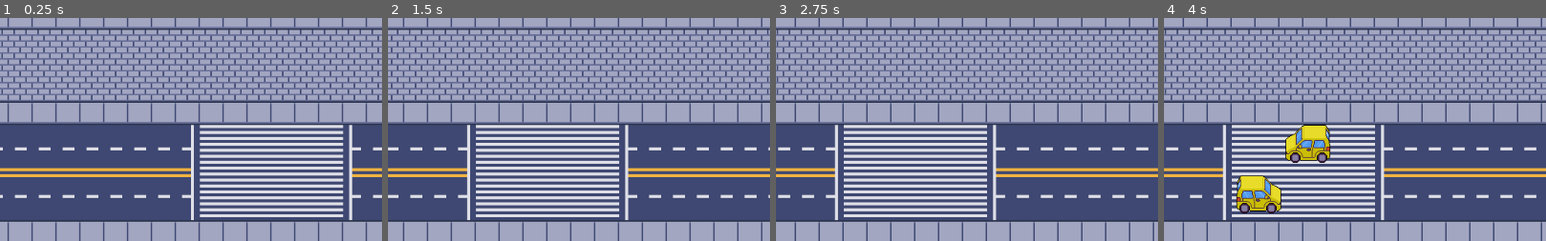
Above: before the commit, frames 1-4 (left to right).
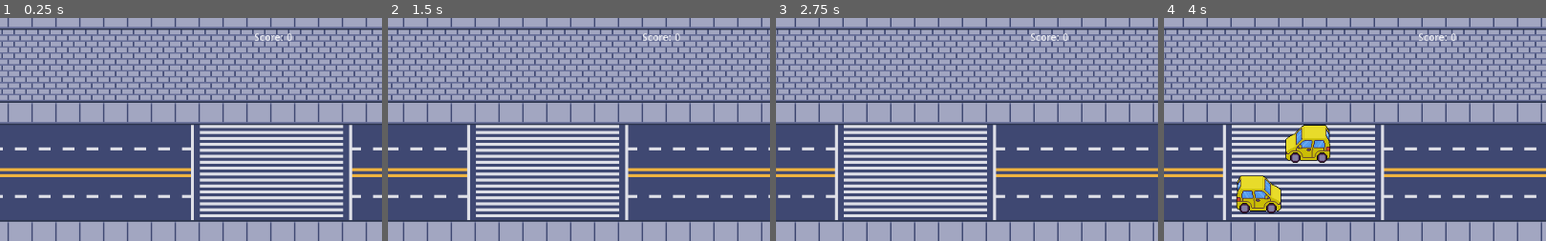
Above: after the commit, the same moments.

Repository: chelosky/godot-projects
Game: Godot game, scene res://Level/Level.tscn
The game is run twice, just before and just after one commit, with the same random seed, the same clock (stepped at 60 frames per second) and the same inputs.
Inputs:
- Up to frame 1 (0.25 s): no input
- Up to frame 2 (1.5 s): tap Enter at 0.5 s; hold Right (ui_right) 0.53-1.28 s; tap Space (start_game, bound only after the commit) at 0.6, 1.35 s; hold Down (ui_down) from 1.28 s (still down)
- Up to frame 3 (2.75 s): release Down (ui_down) at 2.03 s; hold Right (ui_right) from 2.03 s (still down); tap Space (start_game, bound only after the commit) at 2.1 s
- Up to frame 4 (4 s): release Right (ui_right) at 2.78 s; hold Up (ui_up) 2.78-3.53 s; tap Space (start_game, bound only after the commit) at 2.85, 3.6 s; hold Left (ui_left) from 3.53 s (still down)
The pictures show only the part of the screen within x 15-65%, y 0-50%; the shares and areas given below are measured in that part.

The runs differ from the first frame. In frame 1, 0.1% of the frame differs, in the area x 66-77%, y 6-11%; in frame 2, 0.1%; in frame 3, 0.1%; in frame 4, 0.1%.

Commit message:
:sparkles: finished first project

Diff:
--- /dev/null
+++ b/001-Frogger Game/GLOBAL.gd
@@ -0,0 +1,3 @@
+extends Node2D
+
+var score = 0
--- /dev/null
+++ b/001-Frogger Game/GLOBAL.tscn
@@ -0,0 +1,6 @@
+[gd_scene load_steps=2 format=2]
+
+[ext_resource path="res://GLOBAL.gd" type="Script" id=1]
+
+[node name="GLOBAL" type="Node2D"]
+script = ExtResource( 1 )
--- /dev/null
+++ b/001-Frogger Game/Game Screen/GameScreen.gd
@@ -0,0 +1,8 @@
+extends Control
+
+func _ready():
+	$Score.text = "Score: " + str(Global.score)
+
+func _process(delta):
+	if Input.is_action_just_pressed("start_game"):
+		get_tree().change_scene("res://Level/Level.tscn")
--- a/001-Frogger Game/Game Screen/GameScreen.tscn
+++ b/001-Frogger Game/Game Screen/GameScreen.tscn
@@ -1,5 +1,32 @@
-[gd_scene format=2]
+[gd_scene load_steps=2 format=2]
+
+[ext_resource path="res://Game Screen/GameScreen.gd" type="Script" id=1]
 
 [node name="GameScreen" type="Control"]
 anchor_right = 1.0
 anchor_bottom = 1.0
+margin_left = 6.0
+margin_right = 6.0
+script = ExtResource( 1 )
+
+[node name="GameOver" type="Label" parent="."]
+anchor_left = 0.5
+anchor_top = 0.5
+anchor_right = 0.5
+anchor_bottom = 0.5
+margin_left = -40.0
+margin_top = -7.0
+margin_right = 40.0
+margin_bottom = 7.0
+text = "GAME OVER"
+
+[node name="Score" type="Label" parent="."]
+anchor_left = 0.5
+anchor_top = 0.5
+anchor_right = 0.5
+anchor_bottom = 0.5
+margin_left = -26.0
+margin_top = 20.0
+margin_right = 25.0
+margin_bottom = 34.0
+text = "Score: 0"
--- a/001-Frogger Game/Level/Level.gd
+++ b/001-Frogger Game/Level/Level.gd
@@ -1,3 +1,24 @@
 extends Node
 
-const CAR_NODE = preload("res://Car/Car.tscn")
+const GOAL_POSITION = {
+	'TOP': 'TOP',
+	'DOWN': 'DOWN'
+}
+var current_goal = GOAL_POSITION.TOP
+
+func _ready():
+	set_score(0)
+
+func set_score(new_score):
+	Global.score = new_score
+	$CanvasLayer/Score.text = 'Score: ' + str(Global.score)
+
+func validate_score(goal):
+	if goal == current_goal:
+		set_score(Global.score + 1)
+		var isTop = current_goal == GOAL_POSITION.TOP
+		current_goal = GOAL_POSITION.DOWN if isTop else GOAL_POSITION.TOP
+
+func _on_Top_body_entered(body): validate_score(GOAL_POSITION.TOP)
+
+func _on_Down_body_entered(body): validate_score(GOAL_POSITION.DOWN)
--- a/001-Frogger Game/Level/Level.tscn
+++ b/001-Frogger Game/Level/Level.tscn
@@ -1,9 +1,15 @@
-[gd_scene load_steps=10 format=2]
+[gd_scene load_steps=12 format=2]
 
 [ext_resource path="res://Player/Player.tscn" type="PackedScene" id=1]
 [ext_resource path="res://Car/CarSpawner.tscn" type="PackedScene" id=2]
 [ext_resource path="res://Level/Level.gd" type="Script" id=3]
 [ext_resource path="res://assets/Level/outdoors.png" type="Texture" id=4]
+
+[sub_resource type="RectangleShape2D" id=6]
+extents = Vector2( 718.5, 173.25 )
+
+[sub_resource type="RectangleShape2D" id=7]
+extents = Vector2( 716.5, 155.375 )
 
 [sub_resource type="TileSet" id=1]
 0/name = "person_road"
@@ -63,6 +69,22 @@
 
 [node name="Level" type="Node"]
 script = ExtResource( 3 )
+
+[node name="Goals" type="Node" parent="."]
+
+[node name="Top" type="Area2D" parent="Goals"]
+collision_layer = 8
+
+[node name="CollisionShape2D" type="CollisionShape2D" parent="Goals/Top"]
+position = Vector2( 488, 54.25 )
+shape = SubResource( 6 )
+
+[node name="Down" type="Area2D" parent="Goals"]
+collision_layer = 8
+
+[node name="CollisionShape2D" type="CollisionShape2D" parent="Goals/Down"]
+position = Vector2( 498.5, 857.625 )
+shape = SubResource( 7 )
 
 [node name="TileMap" type="TileMap" parent="."]
 position = Vector2( 2, 0 )
@@ -126,3 +148,17 @@
 [node name="Top" type="CollisionShape2D" parent="LimitWalls"]
 position = Vector2( 493, -110 )
 shape = SubResource( 3 )
+
+[node name="CanvasLayer" type="CanvasLayer" parent="."]
+
+[node name="Score" type="Label" parent="CanvasLayer"]
+anchor_left = 0.5
+anchor_right = 0.5
+margin_left = -20.0
+margin_top = 20.0
+margin_right = 20.0
+margin_bottom = 14.0
+text = "Score: 0"
+
+[connection signal="body_entered" from="Goals/Top" to="." method="_on_Top_body_entered"]
+[connection signal="body_entered" from="Goals/Down" to="." method="_on_Down_body_entered"]
--- a/001-Frogger Game/project.godot
+++ b/001-Frogger Game/project.godot
@@ -23,6 +23,10 @@
 config/name="001-Frogger Game"
 run/main_scene="res://Level/Level.tscn"
 config/icon="res://icon.png"
+
+[autoload]
+
+Global="*res://GLOBAL.gd"
 
 [gui]
 
@@ -52,11 +56,20 @@
 "svg/scale": 1.0
 }
 
+[input]
+
+start_game={
+"deadzone": 0.5,
+"events": [ Object(InputEventKey,"resource_local_to_scene":false,"resource_name":"","device":0,"alt":false,"shift":false,"control":false,"meta":false,"command":false,"pressed":false,"scancode":32,"physical_scancode":0,"unicode":0,"echo":false,"script":null)
+ ]
+}
+
 [layer_names]
 
 2d_physics/layer_1="Player"
 2d_physics/layer_2="Wall"
 2d_physics/layer_3="Car"
+2d_physics/layer_4="Goal"
 
 [physics]
 
